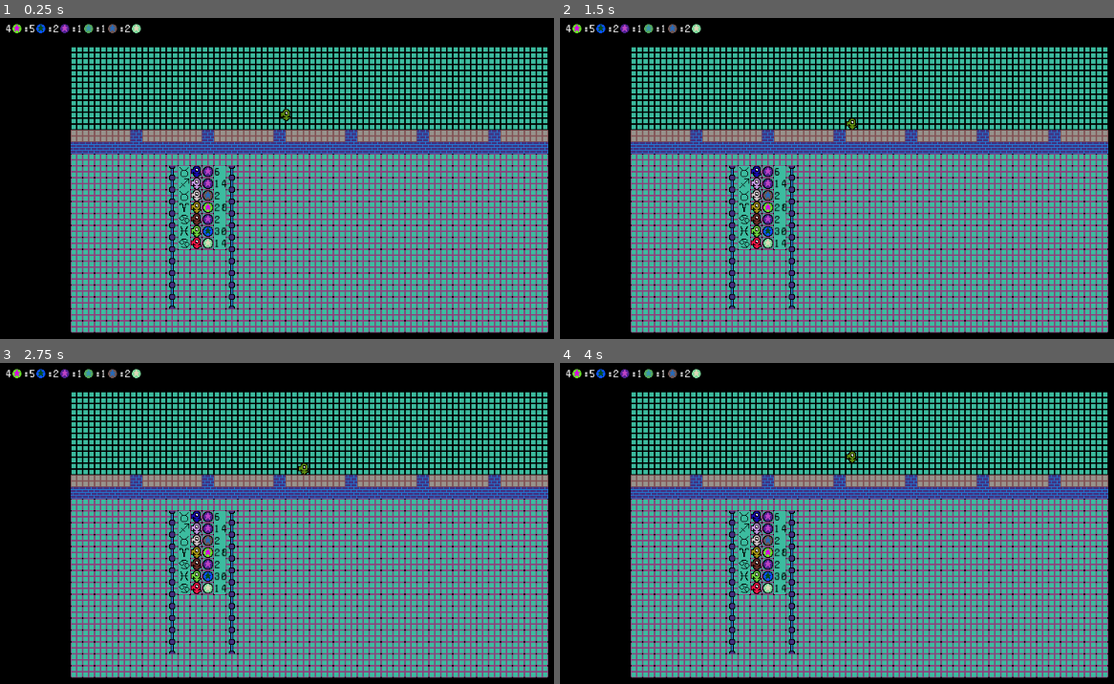
Above: before the commit, frames 1-4 (two rows, left to right).
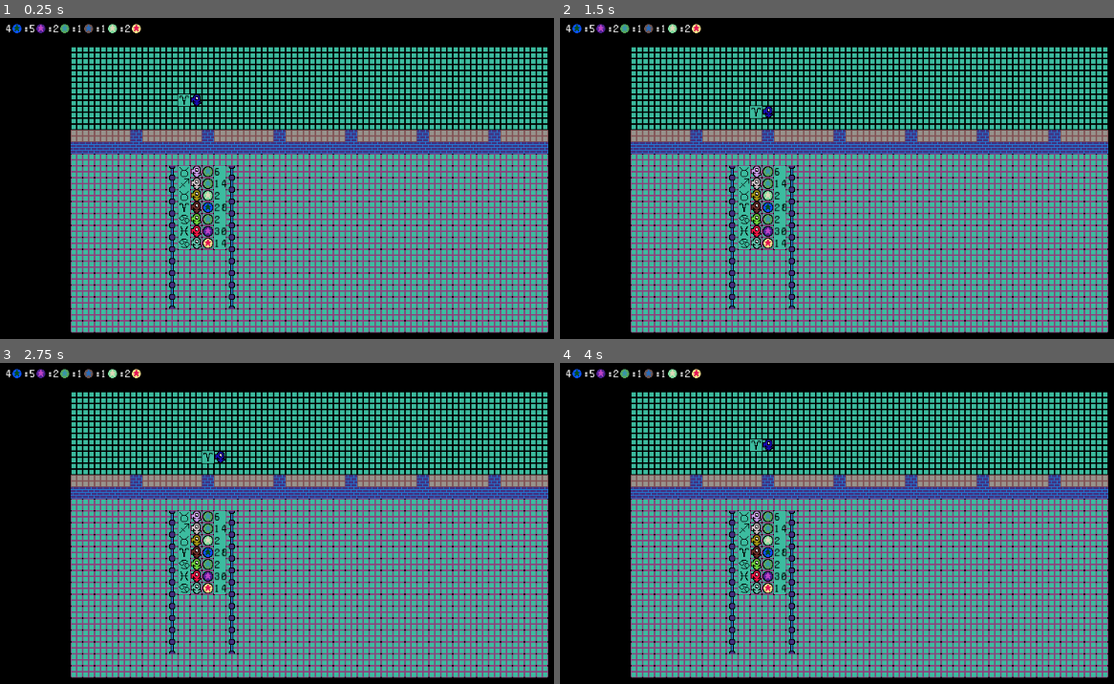
Above: after the commit, the same moments.

Repository: medmaster0/GoblinBank
Game: Godot game, scene res://Game.tscn
Same seed, same stepped clock (60 frames per second), same inputs: the game is played once before the commit and once after it.
Inputs:
- Up to frame 1 (0.25 s): no input
- Up to frame 2 (1.5 s): tap Enter at 0.5 s; hold Right (ui_right) 0.53-1.28 s; tap Space at 1.25 s; hold Down (ui_down) from 1.28 s (still down)
- Up to frame 3 (2.75 s): tap Enter at 2 s; release Down (ui_down) at 2.03 s; hold Right (ui_right) from 2.03 s (still down)
- Up to frame 4 (4 s): tap Space at 2.75 s; release Right (ui_right) at 2.78 s; hold Up (ui_up) 2.78-3.53 s; tap Enter at 3.5 s; hold Left (ui_left) from 3.53 s (still down)

The runs differ from the first frame. In frame 1, 0.9% of the frame differs, in the area x 2-53%, y 1-73%; in frame 2, 0.9%, in the area x 2-54%, y 1-73%; in frame 3, 0.9%; in frame 4, 0.9%.

Commit message:
restructured coins and zodiac labels

Diff:
--- a/FrontOffice.gd
+++ b/FrontOffice.gd
@@ -1,8 +1,9 @@
 extends Node
 
 export (PackedScene) var Coin
+export (PackedScene) var ZodiacTile
 export (PackedScene) var Player
-export (PackedScene) var ZodiacTile
+
 
 # class member variables go here, for example:
 # var a = 2
@@ -10,6 +11,8 @@
 
 var exchange_coins = [] #a list of coins traded at the bank
 var exchange_rates = [] #a list of exchange rates. ex. 5:6:7
+
+var main_player #the main player instance
 
 func _ready():
 	# Called when the node is added to the scene for the first time.
@@ -29,6 +32,11 @@
 	$FloorMapPrim.self_modulate = map_col_3
 	$FloorMapSeco.self_modulate = map_col_4
 	$WindowMap.self_modulate = map_col_5
+
+	#Create the new Player
+	main_player = Player.instance()
+	main_player.position = $FloorMapPrim.map_to_world(Vector2(20,10))
+	$FloorMapPrim.add_child(main_player)
 
 	#ONly cells set with set_cell get self_modulate color
 
@@ -170,37 +178,17 @@
 	creature.position = location
 	$FloorMapPrim.add_child(creature)
 
-	#Create some coins
+	#Set the coins....
 	var currency_type = randi()%exchange_coins.size() #Pick a coin position
 	var multiple = randi()%7 + 1
-	var coin = Coin.instance()
-	coin.position = location
-	coin.position.x = coin.position.x + $FloorMapPrim.cell_size.x
-	add_child(coin)
-	coin.get_child(0).modulate = exchange_coins[currency_type].get_child(0).modulate
-	coin.get_child(1).modulate = exchange_coins[currency_type].get_child(1).modulate
-	#Create proper Multiple of coin
-	var coin_label = Label.new()
-	add_child(coin_label)
-	coin_label.margin_left = coin.position.x + ($FloorMapPrim.cell_size.x)
-	coin_label.margin_top = coin.position.y
-	coin_label.text = str(multiple * exchange_rates[currency_type] )
-	#Determine what color text should be
-	#coin_label.modulate =  MedAlgo.contrastColor( MedAlgo.blendColor( $FloorMapPrim.self_modulate, $FloorMapSeco.self_modulate ))
-	coin_label.modulate = MedAlgo.contrastColor($FloorMapPrim.self_modulate)
-	#Create background forlabel  text
-	var background_pos = $FloorMapPrim.world_to_map( Vector2(coin_label.margin_left, coin_label.margin_top) )
-	$FloorMapPrim.set_cellv(background_pos, 6)
+	creature.coin.get_child(0).modulate = exchange_coins[currency_type].get_child(0).modulate
+	creature.coin.get_child(1).modulate = exchange_coins[currency_type].get_child(1).modulate
+	creature.coin.visible = true
 
-	#Create the ZodiacTile
-	var zodiac_tile = ZodiacTile.instance()
-	zodiac_tile.position = location
-	zodiac_tile.position.x = zodiac_tile.position.x - $FloorMapPrim.cell_size.x
-	#Make the proper sprite visible
-	zodiac_tile.get_child(creature.zodiac_sign).visible = true
-	#zodiac_tile.modulate =  MedAlgo.contrastColor( MedAlgo.blendColor( $FloorMapPrim.self_modulate, $FloorMapSeco.self_modulate ))
-	zodiac_tile.modulate =  MedAlgo.contrastColor(  $FloorMapPrim.self_modulate)
-	add_child(zodiac_tile)
-	#Create Background for sign
-	background_pos = $FloorMapPrim.world_to_map( zodiac_tile.position )
-	$FloorMapPrim.set_cellv(background_pos, 6)
+	#Set the coin label
+	creature.coin_label.text = str(multiple * exchange_rates[currency_type] )
+	creature.get_child(2).visible = true
+
+	#Set the zodiac tile
+	creature.zodiac_tile.visible = true
+	creature.get_child(3).visible = true
--- a/FrontOffice.tscn
+++ b/FrontOffice.tscn
@@ -2,16 +2,16 @@
 
 [ext_resource path="res://FrontOffice.gd" type="Script" id=1]
 [ext_resource path="res://Coin.tscn" type="PackedScene" id=2]
-[ext_resource path="res://Player.tscn" type="PackedScene" id=3]
-[ext_resource path="res://ZodiacTile.tscn" type="PackedScene" id=4]
+[ext_resource path="res://ZodiacTile.tscn" type="PackedScene" id=3]
+[ext_resource path="res://Player.tscn" type="PackedScene" id=4]
 [ext_resource path="res://Tileset.tres" type="TileSet" id=5]
 
 [node name="FrontOffice" type="Node" index="0"]
 
 script = ExtResource( 1 )
 Coin = ExtResource( 2 )
-Player = ExtResource( 3 )
-ZodiacTile = ExtResource( 4 )
+ZodiacTile = ExtResource( 3 )
+Player = ExtResource( 4 )
 
 [node name="FloorMapSeco" type="TileMap" parent="." index="0"]
 
@@ -54,11 +54,6 @@
 format = 1
 tile_data = PoolIntArray( 852005, 4, 0 )
 _sections_unfolded = [ "Cell", "Visibility" ]
-
-[node name="Player" parent="FloorMapPrim" index="0" instance=ExtResource( 3 )]
-
-position = Vector2( 440, 180 )
-_sections_unfolded = [ "Material", "Transform", "Visibility", "Z Index" ]
 
 [node name="WallMapPrim" type="TileMap" parent="." index="2"]
 
--- a/Player.gd
+++ b/Player.gd
@@ -1,4 +1,7 @@
 extends Node2D
+
+export (PackedScene) var Coin
+export (PackedScene) var ZodiacTile
 
 # class member variables go here, for example:
 # var a = 2
@@ -9,6 +12,12 @@
 #GOBLIN BANK VARS??
 var zodiac_sign = randi()%12
 var isCustomer = false
+#---
+var coin
+var coin_label
+var coin_background
+var zodiac_tile
+var zodiac_background
 
 func _ready():
 	# Called when the node is added to the scene for the first time.
@@ -20,6 +29,36 @@
 
 	#Enable user input
 	set_process_input( true )
+
+	#Initialize all the status stuff (coin, zodiac, labels, backgrounds
+	#coin
+	coin = Coin.instance()
+	coin.position.x = coin.position.x + map.cell_size.x
+	add_child(coin)
+	coin.visible = false
+	#coin background (set colors)
+	$CoinBackground.modulate = map.self_modulate
+	$CoinBackground.visible = false
+
+	#coin label
+	coin_label = Label.new()
+	coin_label.margin_left = coin_label.margin_left + (2*map.cell_size.x)
+	add_child(coin_label)
+	#set coin label contrast color
+	coin_label.modulate = MedAlgo.contrastColor(map.self_modulate)
+
+	#zodiac tile
+	zodiac_tile = ZodiacTile.instance()
+	zodiac_tile.position.x = zodiac_tile.position.x - map.cell_size.x
+	zodiac_tile.get_child(zodiac_sign).visible = true
+	add_child(zodiac_tile)
+	#zodiac_tile.visible = false
+	#set zodiac contrast color
+	zodiac_tile.modulate = MedAlgo.contrastColor(map.self_modulate)
+
+	#zodiacl background (set colors)
+	$ZodiacBackground.modulate = map.self_modulate
+	#$ZodiacBackground.visible = false
 
 
 #func _process(delta):
--- a/Player.tscn
+++ b/Player.tscn
@@ -1,22 +1,41 @@
-[gd_scene load_steps=4 format=2]
+[gd_scene load_steps=7 format=2]
 
 [ext_resource path="res://Player.gd" type="Script" id=1]
-[ext_resource path="res://tiles/crePrim.png" type="Texture" id=2]
-[ext_resource path="res://tiles/creSeco.png" type="Texture" id=3]
+[ext_resource path="res://Coin.tscn" type="PackedScene" id=2]
+[ext_resource path="res://ZodiacTile.tscn" type="PackedScene" id=3]
+[ext_resource path="res://tiles/crePrim.png" type="Texture" id=4]
+[ext_resource path="res://tiles/creSeco.png" type="Texture" id=5]
+[ext_resource path="res://tiles/solid.png" type="Texture" id=6]
 
 [node name="Player" type="Node2D"]
 
 script = ExtResource( 1 )
 _sections_unfolded = [ "Transform" ]
+Coin = ExtResource( 2 )
+ZodiacTile = ExtResource( 3 )
 
 [node name="SpritePrim" type="Sprite" parent="." index="0"]
 
-texture = ExtResource( 2 )
+texture = ExtResource( 4 )
 centered = false
 _sections_unfolded = [ "Offset" ]
 
 [node name="SpriteSeco" type="Sprite" parent="." index="1"]
 
-texture = ExtResource( 3 )
+texture = ExtResource( 5 )
 centered = false
 _sections_unfolded = [ "Offset" ]
+
+[node name="CoinBackground" type="Sprite" parent="." index="2"]
+
+texture = ExtResource( 6 )
+centered = false
+offset = Vector2( 32, 0 )
+_sections_unfolded = [ "Offset" ]
+
+[node name="ZodiacBackground" type="Sprite" parent="." index="3"]
+
+texture = ExtResource( 6 )
+centered = false
+offset = Vector2( -16, 0 )
+_sections_unfolded = [ "Offset" ]
